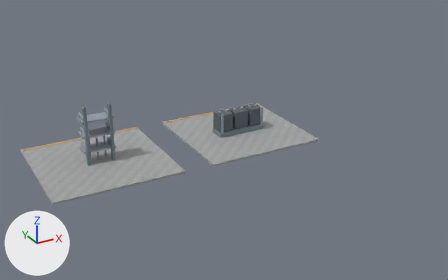
An edit to the glTF model development/levels/primitive-props-v1/site-kits/level_blockout_kit_wld_08_p04.glb, drawn before and after from the same camera.
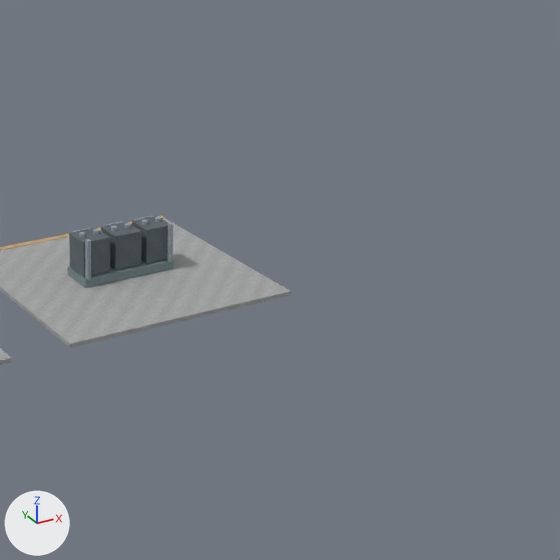
There are two pictures of each version: one whole from a camera (50 mm lens) standing at (-14.12, -20.76, 11.77) and looking at (-0.91, 3.26, -0.24), one close up on the part from 40% to 100% of the width and 0% to 96% of the height. Every picture has the same lights, and +X, +Y and +Z are marked at lower left. The older version's two pictures come first. Vertices at exactly the same position are counted once.

The scene before the commit, as lines of its bpy script (objects in view):
```python
me_northwatch_research_station_map_kit_contact_room = bpy.data.meshes.new('Northwatch Research Station map-kit contact room')
me_northwatch_research_station_map_kit_contact_room.from_pydata(...)  # 366 vertices, 600 faces; spans x -9.82..2.83, y 0.7..6.3, z -0.11..2.62
# faces by material slot: [24, 24, 156, 360, 36]
me_northwatch_research_station_map_kit_contact_room.materials.append(mat_blockout_stone)
me_northwatch_research_station_map_kit_contact_room.materials.append(mat_blockout_accent)
me_northwatch_research_station_map_kit_contact_room.materials.append(mat_blockout_industrial)
me_northwatch_research_station_map_kit_contact_room.materials.append(mat_blockout_metal)
me_northwatch_research_station_map_kit_contact_room.materials.append(mat_blockout_dark)
ob_level_blockout_kit_wld_08_p04 = bpy.data.objects.new('level_blockout_kit_wld_08_p04', me_northwatch_research_station_map_kit_contact_room)
ob_level_blockout_kit_wld_08_p04.location = (0.0, 0.0, 0.0)
```
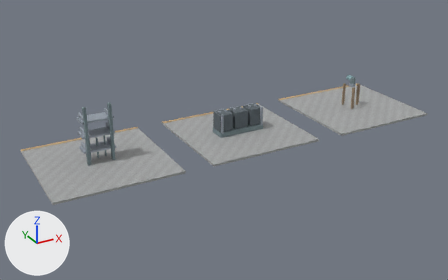
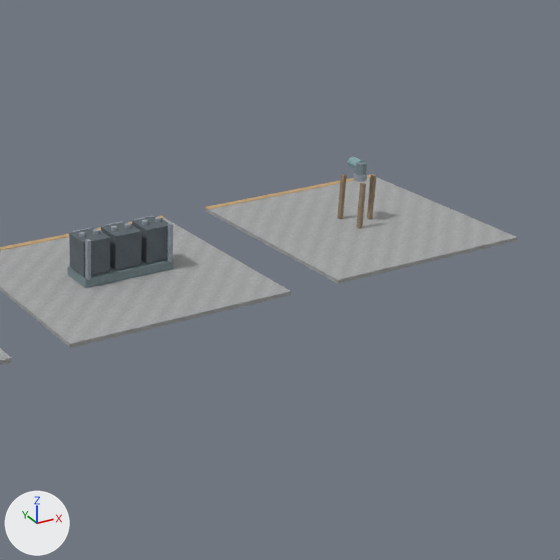
Scene script edits in JSON lines:
```json
{"op": "add", "block": "img_image_5", "code": ["img_image_5 = load_image('Image_5', '_unpacked/Image_5', 32, 32, 'sRGB')"]}
{"op": "add", "block": "img_image_6", "code": ["img_image_6 = load_image('Image_6', '_unpacked/Image_6', 32, 32, 'sRGB')"]}
{"op": "add", "block": "mat_blockout_wood", "code": ["mat_blockout_wood = bpy.data.materials.new('blockout_wood')", "# colours: beige #a89379", "# uses the picture img_image_5"]}
{"op": "add", "block": "mat_blockout_glass", "code": ["mat_blockout_glass = bpy.data.materials.new('blockout_glass')", "# colours: greyish cyan #93b6bc", "# uses the picture img_image_6"]}
{"block": "me_northwatch_research_station_map_kit_contact_room", "where": "# used by ob_level_blockout_kit_wld_08_p04; location = (0.0, 0.0, 0.0)"}
{"op": "remove", "block": "me_northwatch_research_station_map_kit_contact_room", "code": "me_northwatch_research_station_map_kit_contact_room.from_pydata(...)  # 366 vertices, 600 faces; spans x -9.82..2.83, y 0.7..6.3, z -0.11..2.62"}
{"op": "add", "block": "me_northwatch_research_station_map_kit_contact_room", "code": "me_northwatch_research_station_map_kit_contact_room.from_pydata(...)  # 472 vertices, 780 faces; spans x -9.82..9.82, y 0.7..6.3, z -0.11..2.62"}
{"block": "me_northwatch_research_station_map_kit_contact_room", "change": "me_northwatch_research_station_map_kit_contact_room part 1: a new loose piece, a box spanning x 4.175..9.825, y 0.7..6.3, z -0.11..-0.01, in mat_blockout_stone"}
{"block": "me_northwatch_research_station_map_kit_contact_room", "change": "me_northwatch_research_station_map_kit_contact_room part 2: a new loose piece, a box spanning x 4.175..9.825, y 6.11..6.29, z -0.013..0.002, in mat_blockout_accent"}
{"block": "me_northwatch_research_station_map_kit_contact_room", "change": "me_northwatch_research_station_map_kit_contact_room part 3: a new loose piece, a 10-sided cylinder along z spanning x 6.86..7.14, y 3.37..3.63, z 1.27..1.59, in mat_blockout_industrial"}
{"block": "me_northwatch_research_station_map_kit_contact_room", "change": "me_northwatch_research_station_map_kit_contact_room part 4: a new loose piece, a 10-sided cylinder along z spanning x 6.83..7.17, y 3.34..3.66, z 1.13..1.28, in mat_blockout_metal"}
{"block": "me_northwatch_research_station_map_kit_contact_room", "change": "me_northwatch_research_station_map_kit_contact_room part 5: a new loose piece, a box spanning x 7.395..7.485, y 3.44..3.56, z 0.0..1.18, in mat_blockout_wood"}
{"block": "me_northwatch_research_station_map_kit_contact_room", "change": "me_northwatch_research_station_map_kit_contact_room part 6: a new loose piece, a box spanning x 6.737..6.827, y 3.058..3.178, z 0.0..1.18, in mat_blockout_wood"}
{"block": "me_northwatch_research_station_map_kit_contact_room", "change": "me_northwatch_research_station_map_kit_contact_room part 7: a new loose piece, a box spanning x 6.735..6.825, y 3.821..3.941, z 0.0..1.18, in mat_blockout_wood"}
{"block": "me_northwatch_research_station_map_kit_contact_room", "change": "me_northwatch_research_station_map_kit_contact_room part 8: a new loose piece, a 10-sided cylinder along y spanning x 6.87..7.13, y 3.51..3.89, z 1.39..1.63, in mat_blockout_glass"}
{"op": "add", "block": "me_northwatch_research_station_map_kit_contact_room", "code": "me_northwatch_research_station_map_kit_contact_room.materials.append(mat_blockout_wood)"}
{"op": "add", "block": "me_northwatch_research_station_map_kit_contact_room", "code": "me_northwatch_research_station_map_kit_contact_room.materials.append(mat_blockout_glass)"}
```

Changed parts and their boxes [x1, y1, x2, y2] in the close-ups (560 x 560 px):
```json
{"object": "level_blockout_kit_wld_08_p04", "change": "reshaped", "before": [0, 216, 291, 365], "after": [0, 156, 517, 365]}
{"part": 1, "of": "me_northwatch_research_station_map_kit_contact_room", "change": "added", "after": [204, 177, 517, 284]}
{"part": 2, "of": "me_northwatch_research_station_map_kit_contact_room", "change": "added", "after": [205, 174, 371, 209]}
{"part": 3, "of": "me_northwatch_research_station_map_kit_contact_room", "change": "added", "after": [355, 161, 367, 176]}
{"part": 4, "of": "me_northwatch_research_station_map_kit_contact_room", "change": "added", "after": [353, 173, 367, 182]}
{"part": 5, "of": "me_northwatch_research_station_map_kit_contact_room", "change": "added", "after": [367, 174, 376, 219]}
{"part": 6, "of": "me_northwatch_research_station_map_kit_contact_room", "change": "added", "after": [356, 183, 366, 229]}
{"part": 7, "of": "me_northwatch_research_station_map_kit_contact_room", "change": "added", "after": [337, 174, 347, 219]}
{"part": 8, "of": "me_northwatch_research_station_map_kit_contact_room", "change": "added", "after": [347, 156, 364, 168]}
```
